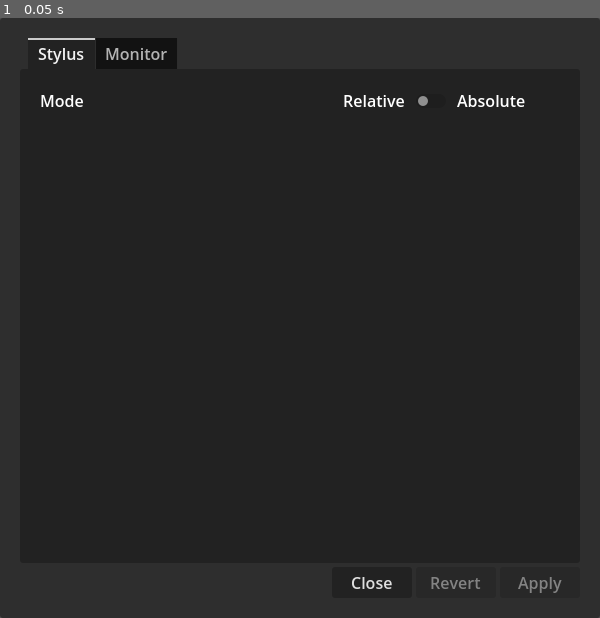
Above: before the commit, frame 1.
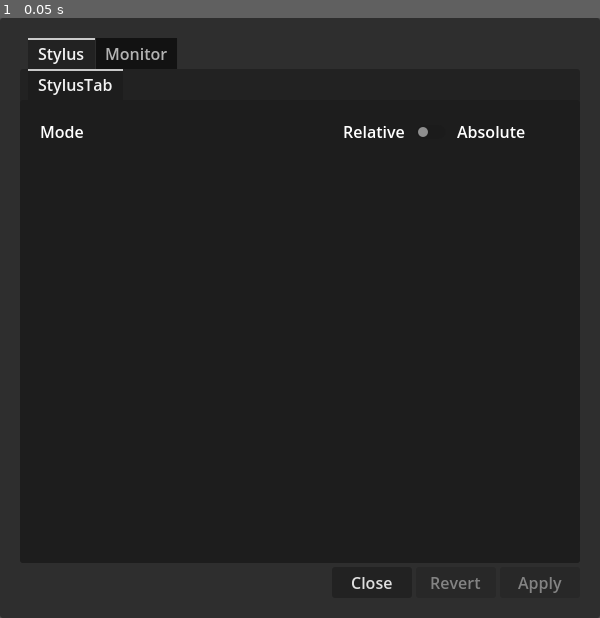
Above: after the commit, the same moment.

Repository: starlightlacuna/TabletConfigurator
Game: Godot game, scene res://scenes/main.tscn
Two runs of this game, one before a commit and one after it. Both use one fixed random seed, a clock stepped at 60 frames per second and the inputs below.
Inputs:
- Up to frame 1 (0.05 s): no input

The runs differ from the first frame. In frame 1, 0.8% of the frame differs, in the area x 4-88%, y 8-20%.
Error in both runs: Out of bounds get index '1' (on base: 'Array') (res://scripts/system_settings.gd:66)

Commit message:
Add StylusTab

Diff:
--- a/scenes/stylus_settings.gd
+++ b/scenes/stylus_settings.gd
@@ -1,12 +1,10 @@
-extends MarginContainer
+extends TabContainer
 
 var mode_switch: CheckButton
 var apply_button: Button
 var revert_button: Button
 
 var stylus_ids: Array
-
-## TODO: Create separate scenes for each stylus found
 
 func _ready() -> void:
 	mode_switch = %ModeSwitch
--- a/scenes/stylus_settings.tscn
+++ b/scenes/stylus_settings.tscn
@@ -1,41 +1,17 @@
-[gd_scene load_steps=2 format=3 uid="uid://cl0gu3lv30wce"]
+[gd_scene load_steps=3 format=3 uid="uid://cl0gu3lv30wce"]
 
 [ext_resource type="Script" path="res://scenes/stylus_settings.gd" id="1_6ktbv"]
+[ext_resource type="PackedScene" uid="uid://djnnau7b8xdwe" path="res://scenes/stylus_tab.tscn" id="2_8w0kt"]
 
-[node name="StylusSettings" type="MarginContainer"]
+[node name="StylusSettings" type="TabContainer"]
+anchors_preset = 15
+anchor_right = 1.0
+anchor_bottom = 1.0
+grow_horizontal = 2
+grow_vertical = 2
+current_tab = 0
 script = ExtResource("1_6ktbv")
 metadata/_tab_index = 0
 
-[node name="GridContainer" type="GridContainer" parent="."]
+[node name="StylusTab" parent="." instance=ExtResource("2_8w0kt")]
 layout_mode = 2
-columns = 2
-
-[node name="ModeLabel" type="Label" parent="GridContainer"]
-layout_mode = 2
-size_flags_horizontal = 3
-text = "Mode"
-
-[node name="HBoxContainer" type="HBoxContainer" parent="GridContainer"]
-layout_mode = 2
-size_flags_horizontal = 3
-
-[node name="RelativeLabel" type="Label" parent="GridContainer/HBoxContainer"]
-layout_mode = 2
-size_flags_horizontal = 3
-text = "Relative"
-horizontal_alignment = 2
-
-[node name="ModeSwitch" type="CheckButton" parent="GridContainer/HBoxContainer"]
-unique_name_in_owner = true
-layout_mode = 2
-
-[node name="AbsoluteLabel" type="Label" parent="GridContainer/HBoxContainer"]
-layout_mode = 2
-size_flags_horizontal = 3
-text = "Absolute
-"
-
-[node name="Spacer" type="Control" parent="GridContainer"]
-layout_mode = 2
-
-[connection signal="toggled" from="GridContainer/HBoxContainer/ModeSwitch" to="." method="_on_mode_switch_toggled"]
--- /dev/null
+++ b/scenes/stylus_tab.gd
@@ -0,0 +1 @@
+extends MarginContainer
--- /dev/null
+++ b/scenes/stylus_tab.tscn
@@ -0,0 +1,39 @@
+[gd_scene load_steps=2 format=3 uid="uid://djnnau7b8xdwe"]
+
+[ext_resource type="Script" path="res://scenes/stylus_tab.gd" id="1_ns4se"]
+
+[node name="StylusTab" type="MarginContainer"]
+script = ExtResource("1_ns4se")
+metadata/_tab_index = 0
+
+[node name="GridContainer" type="GridContainer" parent="."]
+layout_mode = 2
+columns = 2
+
+[node name="ModeLabel" type="Label" parent="GridContainer"]
+layout_mode = 2
+size_flags_horizontal = 3
+text = "Mode"
+
+[node name="HBoxContainer" type="HBoxContainer" parent="GridContainer"]
+layout_mode = 2
+size_flags_horizontal = 3
+
+[node name="RelativeLabel" type="Label" parent="GridContainer/HBoxContainer"]
+layout_mode = 2
+size_flags_horizontal = 3
+text = "Relative"
+horizontal_alignment = 2
+
+[node name="ModeSwitch" type="CheckButton" parent="GridContainer/HBoxContainer"]
+unique_name_in_owner = true
+layout_mode = 2
+
+[node name="AbsoluteLabel" type="Label" parent="GridContainer/HBoxContainer"]
+layout_mode = 2
+size_flags_horizontal = 3
+text = "Absolute
+"
+
+[node name="Spacer" type="Control" parent="GridContainer"]
+layout_mode = 2
